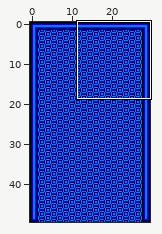
A Tiled map gets an edit: assets/level-01-background.tmx. The picture above shows the old version from afar; the outline marks the close-up.
Close-up. Before the edit:
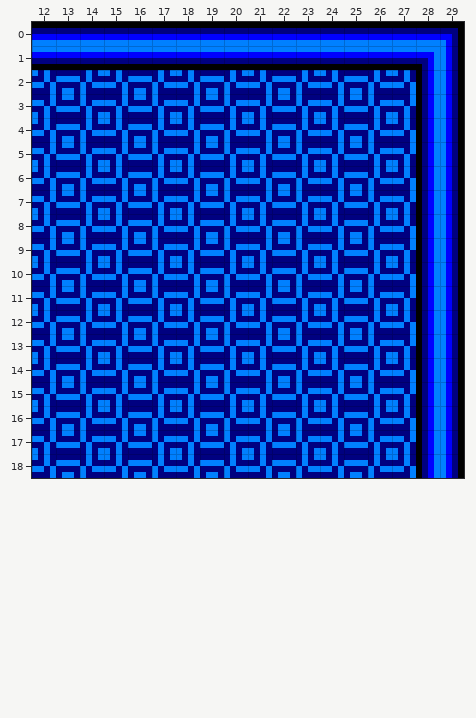
Cells are 4x4 px. Shown: x 12..29, y 0..18. The commit also changed other parts of the map, which this record leaves out.
Now the later version:
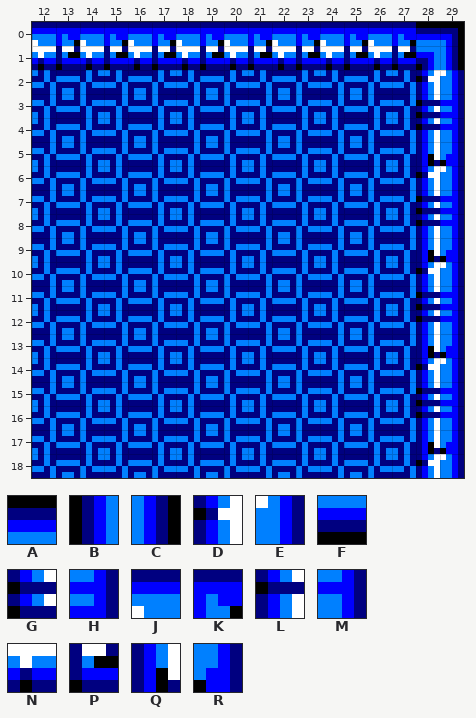
Key: from "tileset": A 41, B 45, C 46, D 47, E 48, F 62, G 67, H 68, J 85, K 86, L 87, M 88, N 105, P 106, Q 107, R 108.
_ is an empty cell.
Tiles replaced or removed in this view: A, B, C, F.
What changed:
Changed rows in their new state; . is an unchanged cell.
Layer "Tile Layer 1":
first column x 12:
 0 JKJKJKJKJKJKJKJK..
 1 NPNPNPNPNPNPNPNP..
 2 ................DE
 3 ................GH
 4 ................LM
 5 ................QR
 6 ................DE
 7 ................GH
 8 ................LM
 9 ................QR
10 ................DE
11 ................GH
12 ................LM
13 ................QR
14 ................DE
15 ................GH
16 ................LM
17 ................QR
18 ................DE
